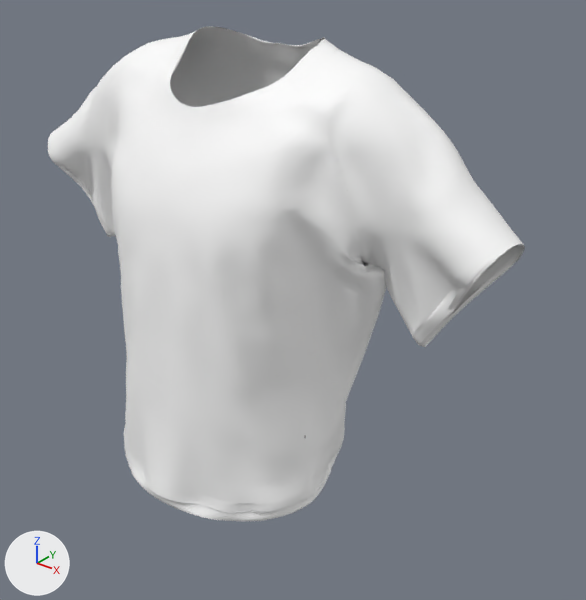
What one commit did to the glTF model public/3d/avatar/MEN/Body/Petite/Sizes/Tshirt/Petite_Tshirt_S.glb.
Before and after are seen from a 50 mm camera at (12.27, -12.87, 31.34) aimed at (1.23, 0.95, 22.78). The axes (+X, +Y, +Z) are drawn at lower left. The lights are the same throughout. Vertices at the same position are counted once.

The scene before the commit, as lines of its bpy script (objects in view):
```python
me_tshirt_for_genesis_012 = bpy.data.meshes.new('TShirt_for_Genesis.012')
me_tshirt_for_genesis_012.from_pydata(...)  # 13206 vertices, 26176 faces; spans x -6.92..6.77, y 18.31..28.83, z -2.79..2.76
me_tshirt_for_genesis_012.materials.append(mat_material_044)  # picture img_tshirtgurlzz
ob_tshirt_for_genesis_008 = bpy.data.objects.new('TShirt_for_Genesis.008', me_tshirt_for_genesis_012)
ob_tshirt_for_genesis_008.location = (0.0, 0.0, 0.0)
ob_tshirt_for_genesis_008.rotation_euler = (1.571, 0.0, 0.0)  # degrees (90, 0, 0)
```
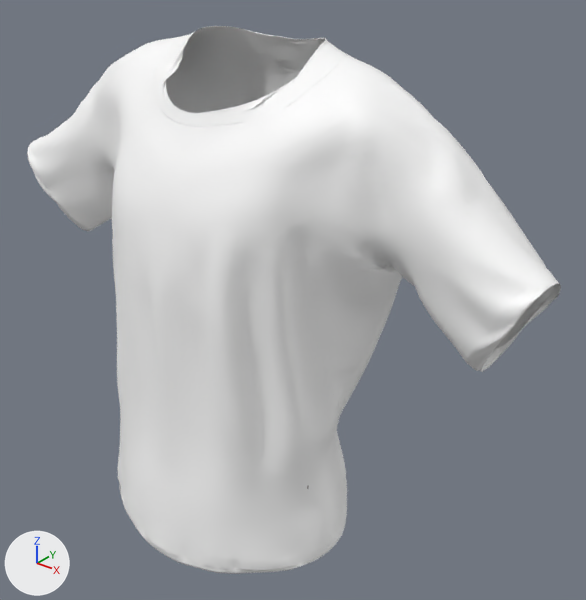
Changed parts and their boxes [x1, y1, x2, y2] in the pictures (586 x 600 px):
'TShirt_for_Genesis.008', reshaped, moved, rescaled (12% wider, 11% taller)
    before: [48, 26, 525, 521]
    after: [27, 26, 561, 574]

What changed in the scene script:
```text
Change me_tshirt_for_genesis_012:
    used by ob_tshirt_for_genesis_008; location = (0.0, 0.0, 0.0); rotation_euler = (1.571, 0.0, 0.0), in degrees (90, 0, 0)
    remove me_tshirt_for_genesis_012.from_pydata(...)  # 13206 vertices, 26176 faces; spans x -6.92..6.77, y 18.31..28.83, z -2.79..2.76
    add me_tshirt_for_genesis_012.from_pydata(...)  # 13206 vertices, 26176 faces; spans x -6.8..6.58, y -5.99..4.42, z -2.02..2.86
    me_tshirt_for_genesis_012 part 1: 13206 of 13206 vertices moved; they spanned x -6.92..6.77, y 18.31..28.83, z -2.79..2.76 and now span x -6.8..6.58, y -5.99..4.42, z -2.02..2.86; mean shift (-0.04, -24.26, 0.45); largest move (0.03, 18.87, -2.71) -> (-0.07, -5.8, -1.7)
Change ob_tshirt_for_genesis_008:
    ob_tshirt_for_genesis_008.location: (0.0, 0.0, 0.0) -> (0.07, 0.4, 23.73)
    ob_tshirt_for_genesis_008.scale: (1.0, 1.0, 1.0) -> (1.15, 1.15, 1.15)
```
